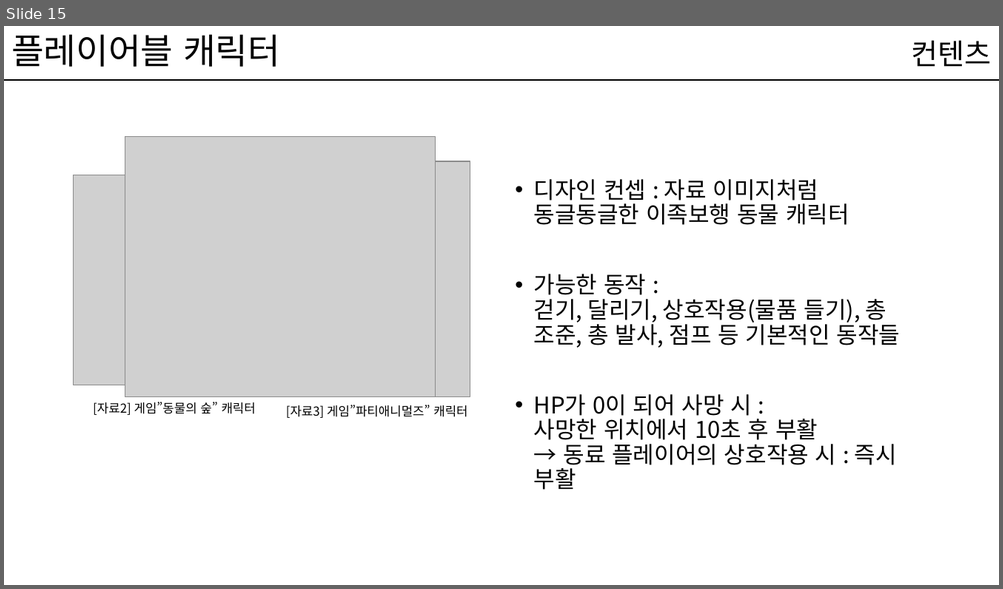
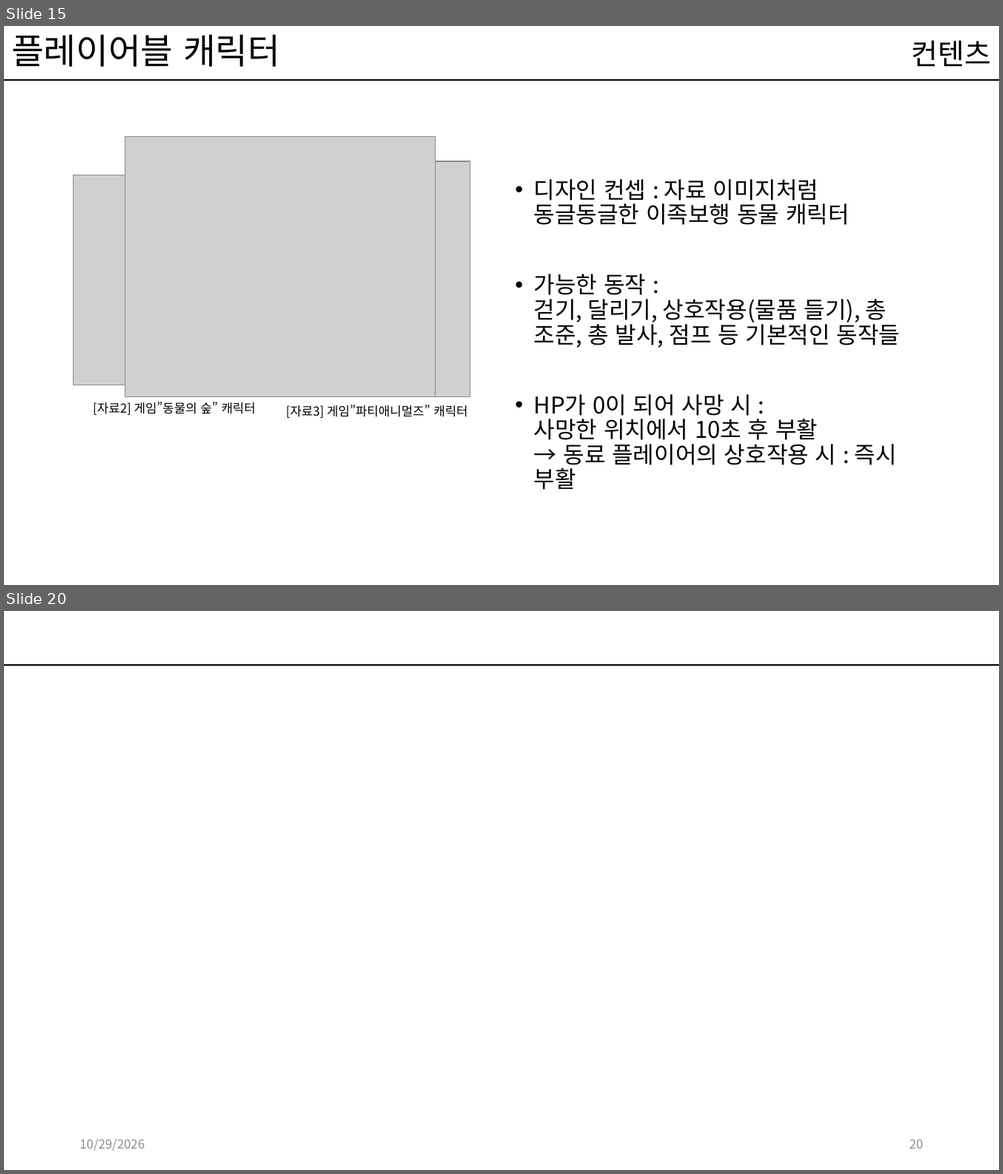
Before and after one commit to kwakyerin/2026_Graduation_Project, a slide deck: documents/HyunahKwon/design/designing/for_teammates/배트와 달트_기획.pptx. Shown one above the other, each under a label of ours: slide 15 before the commit, slides 15 and 20 after it; the slides between them are not shown. The pictures are 1003x589 and 1003x1174 pixels, drawn with LibreOffice and Linux fonts; fonts in the diff are those of the drawing; grey boxes stand for pictures. Boxes give left, top, right and bottom in pixels: in the first picture for what was removed or moved away, otherwise in the second. Text is boxed around its words. In the diff, an @@ line names an element or a change of style, - is before the commit and + after.

```diff
--- a/documents/HyunahKwon/design/designing/for_teammates/배트와 달트_기획.pptx
+++ b/documents/HyunahKwon/design/designing/for_teammates/배트와 달트_기획.pptx
@@ slide 20 added at [4, 611, 999, 1170], background #FFFFFF; not listed: 1 template element that a slide beside it also shows @@
@@ text added at [79, 1139, 145, 1151], 12 pt, text #8C8C8C @@
+10/29/2026
@@ page number added at [909, 1139, 923, 1149], 12 pt, text #8C8C8C @@
+20
```
Also in this commit, not shown: 80 slides changed, 4 other slides added, 1 slide removed.
